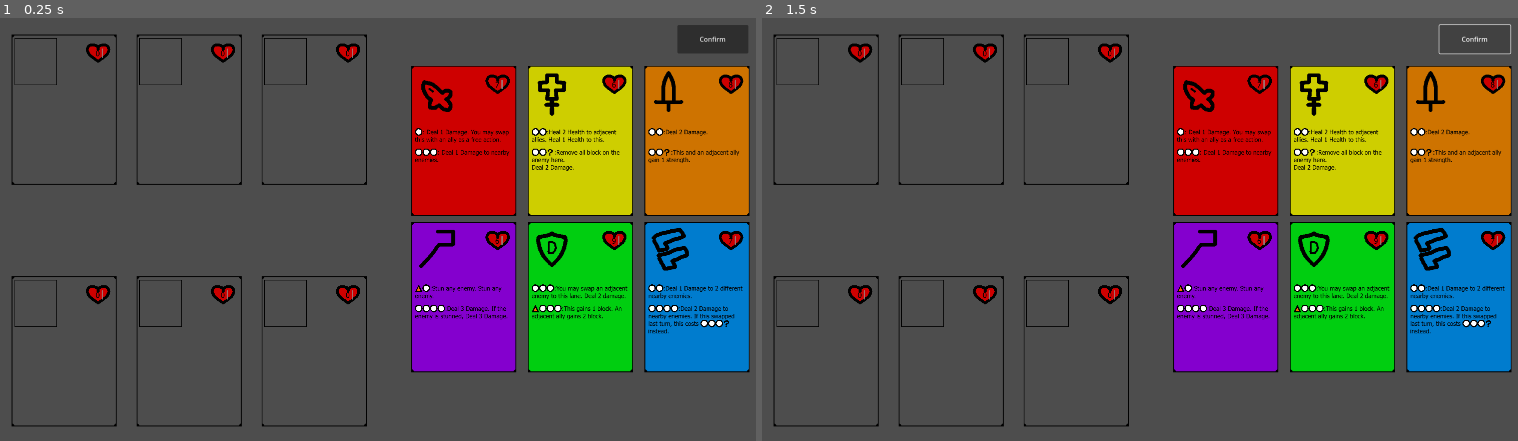
Above: before the commit, frames 1-2 (left to right).
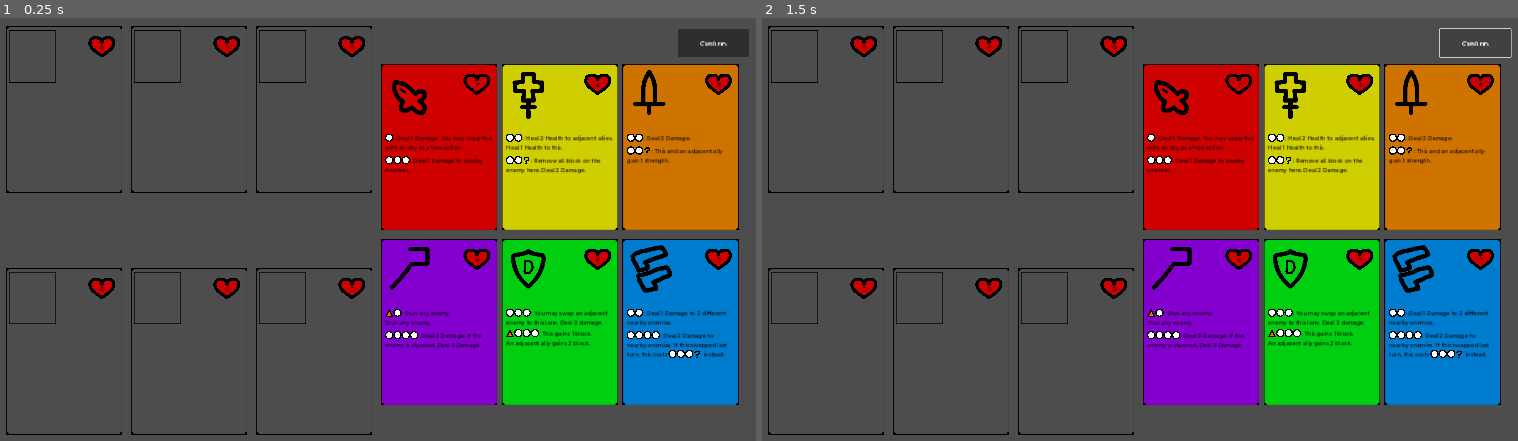
Above: after the commit, the same moments.

Repository: andre1048576/Card-Strike
Game: Godot game, scene res://match.tscn
Same seed, same stepped clock (60 frames per second), same inputs: the game is played once before the commit and once after it. This scene is started directly instead of the project's main scene.
Inputs:
- Up to frame 1 (0.25 s): no input
- Up to frame 2 (1.5 s): click "Confirm" at 0.5 s; click "Confirm" at 1.25 s

The runs differ from the first frame. In frame 1, 25% of the frame differs, in the area x 0-100%, y 1-99%; in frame 2, 25%.
Error in both runs: Out of bounds get index '0' (on base: 'Array[int]') (res://GameManager.gd:10)

Commit message:
fixed rendering
now the text is more legible

Diff:
--- a/Cards/character_card.tscn
+++ b/Cards/character_card.tscn
@@ -24,7 +24,6 @@
 properties/4/replication_mode = 1
 
 [node name="CardBack" type="Sprite2D"]
-scale = Vector2(0.9, 0.9)
 texture = ExtResource("1_16fob")
 script = ExtResource("2_ygjbg")
 
@@ -38,11 +37,10 @@
 texture = ExtResource("3_uvbkt")
 
 [node name="HealthText" type="RichTextLabel" parent="."]
-offset_left = 78.8889
-offset_top = -163.333
-offset_right = 129.889
-offset_bottom = -113.333
-scale = Vector2(0.5, 0.5)
+offset_left = 71.1111
+offset_top = -162.222
+offset_right = 114.111
+offset_bottom = -135.222
 mouse_filter = 2
 theme = ExtResource("4_s5tbi")
 theme_override_colors/default_color = Color(0, 0, 0, 1)
--- a/Cards/defender.tscn
+++ b/Cards/defender.tscn
@@ -14,40 +14,44 @@
 
 [node name="RichTextLabel5" type="RichTextLabel" parent="." index="4"]
 offset_left = -130.0
-offset_top = -34.4444
-offset_right = 526.0
-offset_bottom = 130.556
-scale = Vector2(0.4, 0.4)
+offset_top = -34.0
+offset_right = 132.0
+offset_bottom = 8.0
 mouse_filter = 2
 theme = ExtResource("4_5xbir")
 theme_override_colors/default_color = Color(0, 0, 0, 1)
 bbcode_enabled = true
-text = "[img=50]res://Icons/gray_mana.png[/img][img=50]res://Icons/gray_mana.png[/img][img=50]res://Icons/gray_mana.png[/img]:You may swap an adjacent enemy to this lane. Deal 2 damage."
+text = "[img=20]res://Icons/gray_mana.png[/img][img=20]res://Icons/gray_mana.png[/img][img=20]res://Icons/gray_mana.png[/img]: You may swap an adjacent enemy to this lane. Deal 2 damage."
 fit_content = true
 
 [node name="RichTextLabel6" type="RichTextLabel" parent="." index="5"]
 offset_left = -130.0
-offset_top = 19.8889
-offset_right = 526.0
-offset_bottom = 184.889
-scale = Vector2(0.4, 0.4)
+offset_top = 15.0
+offset_right = 123.0
+offset_bottom = 61.0
 mouse_filter = 2
 theme = ExtResource("4_5xbir")
 theme_override_colors/default_color = Color(0, 0, 0, 1)
 bbcode_enabled = true
-text = "[img=50]res://Icons/bonus_action.png[/img][img=50]res://Icons/gray_mana.png[/img][img=50]res://Icons/gray_mana.png[/img][img=50]res://Icons/gray_mana.png[/img]:This gains 1 block. An adjacent ally gains 2 block."
+text = "[img=20]res://Icons/bonus_action.png[/img][img=20]res://Icons/gray_mana.png[/img][img=20]res://Icons/gray_mana.png[/img][img=20]res://Icons/gray_mana.png[/img]: This gains 1 block.
+An adjacent ally gains 2 block."
 fit_content = true
 
+[node name="AttackButtons" parent="." index="7"]
+visible = false
+offset_left = -134.0
+offset_top = -47.0
+offset_right = -134.0
+offset_bottom = -47.0
+
 [node name="CheckButton" type="CheckButton" parent="AttackButtons" index="0"]
-visible = false
 layout_mode = 0
 offset_top = 9.0
-offset_right = 263.0
-offset_bottom = 56.0
+offset_right = 270.0
+offset_bottom = 55.0
 
 [node name="CheckButton2" type="CheckButton" parent="AttackButtons" index="1"]
-visible = false
 layout_mode = 0
-offset_top = 57.7778
-offset_right = 263.0
-offset_bottom = 113.778
+offset_top = 60.0
+offset_right = 269.0
+offset_bottom = 107.0
--- a/Cards/gunner.tscn
+++ b/Cards/gunner.tscn
@@ -14,40 +14,39 @@
 
 [node name="RichTextLabel5" type="RichTextLabel" parent="." index="4"]
 offset_left = -130.0
-offset_top = -34.4444
-offset_right = 526.0
-offset_bottom = 130.556
-scale = Vector2(0.4, 0.4)
+offset_top = -34.0
+offset_right = 133.0
+offset_bottom = 8.0
 mouse_filter = 2
 theme = ExtResource("4_gvhw1")
 theme_override_colors/default_color = Color(0, 0, 0, 1)
 bbcode_enabled = true
-text = "[img=50]res://Icons/gray_mana.png[/img][img=50]res://Icons/gray_mana.png[/img]:Deal 1 Damage to 2 different nearby enemies."
+text = "[img=20]res://Icons/gray_mana.png[/img][img=20]res://Icons/gray_mana.png[/img]: Deal 1 Damage to 2 different nearby enemies."
 fit_content = true
 
 [node name="RichTextLabel6" type="RichTextLabel" parent="." index="5"]
 offset_left = -130.0
-offset_top = 19.8889
-offset_right = 526.0
-offset_bottom = 184.889
-scale = Vector2(0.4, 0.4)
+offset_top = 20.0
+offset_right = 129.0
+offset_bottom = 90.0
 mouse_filter = 2
 theme = ExtResource("4_gvhw1")
 theme_override_colors/default_color = Color(0, 0, 0, 1)
 bbcode_enabled = true
-text = "[img=50]res://Icons/gray_mana.png[/img][img=50]res://Icons/gray_mana.png[/img][img=50]res://Icons/gray_mana.png[/img][img=50]res://Icons/gray_mana.png[/img]:Deal 2 Damage to nearby enemies. If this swapped last turn, this costs [img=50]res://Icons/gray_mana.png[/img][img=50]res://Icons/gray_mana.png[/img][img=50]res://Icons/gray_mana.png[/img][img=50]res://Icons/any_mana.png[/img] instead."
+text = "[img=20]res://Icons/gray_mana.png[/img][img=20]res://Icons/gray_mana.png[/img][img=20]res://Icons/gray_mana.png[/img][img=20]res://Icons/gray_mana.png[/img]: Deal 2 Damage to nearby enemies. If this swapped last turn, this costs [img=20]res://Icons/gray_mana.png[/img][img=20]res://Icons/gray_mana.png[/img][img=20]res://Icons/gray_mana.png[/img][img=20]res://Icons/any_mana.png[/img] instead."
 fit_content = true
 
+[node name="AttackButtons" parent="." index="7"]
+visible = false
+
 [node name="CheckButton" type="CheckButton" parent="AttackButtons" index="0"]
-visible = false
 layout_mode = 0
 offset_top = 9.0
 offset_right = 263.0
-offset_bottom = 56.0
+offset_bottom = 57.0
 
 [node name="CheckButton2" type="CheckButton" parent="AttackButtons" index="1"]
-visible = false
 layout_mode = 0
-offset_top = 61.0
+offset_top = 65.0
 offset_right = 263.0
-offset_bottom = 150.0
+offset_bottom = 134.0
--- a/Cards/priest.tscn
+++ b/Cards/priest.tscn
@@ -14,29 +14,26 @@
 
 [node name="RichTextLabel5" type="RichTextLabel" parent="." index="1"]
 offset_left = -130.0
-offset_top = -34.4444
-offset_right = 526.0
-offset_bottom = 130.556
-scale = Vector2(0.4, 0.4)
+offset_top = -34.0
+offset_right = 130.0
+offset_bottom = 10.0
 mouse_filter = 2
 theme = ExtResource("4_rnobd")
 theme_override_colors/default_color = Color(0, 0, 0, 1)
 bbcode_enabled = true
-text = "[img=50]res://Icons/gray_mana.png[/img][img=50]res://Icons/gray_mana.png[/img]:Heal 2 Health to adjacent allies. Heal 1 Health to this."
+text = "[img=20]res://Icons/gray_mana.png[/img][img=20]res://Icons/gray_mana.png[/img]: Heal 2 Health to adjacent allies. Heal 1 Health to this."
 fit_content = true
 
 [node name="RichTextLabel6" type="RichTextLabel" parent="." index="2"]
 offset_left = -130.0
-offset_top = 19.8889
-offset_right = 526.0
-offset_bottom = 184.889
-scale = Vector2(0.4, 0.4)
+offset_top = 20.0
+offset_right = 134.0
+offset_bottom = 83.0
 mouse_filter = 2
 theme = ExtResource("4_rnobd")
 theme_override_colors/default_color = Color(0, 0, 0, 1)
 bbcode_enabled = true
-text = "[img=50]res://Icons/gray_mana.png[/img][img=50]res://Icons/gray_mana.png[/img][img=50]res://Icons/any_mana.png[/img]:Remove all block on the enemy here.
-Deal 2 Damage."
+text = "[img=20]res://Icons/gray_mana.png[/img][img=20]res://Icons/gray_mana.png[/img][img=20]res://Icons/any_mana.png[/img]: Remove all block on the enemy here. Deal 2 Damage."
 fit_content = true
 
 [node name="CheckButton" type="CheckButton" parent="AttackButtons" index="0"]
--- a/Cards/thief.tscn
+++ b/Cards/thief.tscn
@@ -14,39 +14,38 @@
 
 [node name="RichTextLabel5" type="RichTextLabel" parent="." index="3"]
 offset_left = -130.0
-offset_top = -34.4444
-offset_right = 526.0
-offset_bottom = 165.556
-scale = Vector2(0.4, 0.4)
+offset_top = -34.0
+offset_right = 132.0
+offset_bottom = 8.0
 mouse_filter = 2
 theme = ExtResource("4_q724d")
 theme_override_colors/default_color = Color(0, 0, 0, 1)
 bbcode_enabled = true
-text = "[img=50]res://Icons/gray_mana.png[/img]: Deal 1 Damage. You may swap this with an ally as a free action."
+text = "[img=20]res://Icons/gray_mana.png[/img]: Deal 1 Damage. You may swap this with an ally as a free action."
 fit_content = true
 
 [node name="RichTextLabel6" type="RichTextLabel" parent="." index="4"]
 offset_left = -130.0
-offset_top = 19.8889
-offset_right = 526.0
-offset_bottom = 184.889
-scale = Vector2(0.4, 0.4)
+offset_top = 20.0
+offset_right = 131.0
+offset_bottom = 63.0
 mouse_filter = 2
 theme = ExtResource("4_q724d")
 theme_override_colors/default_color = Color(0, 0, 0, 1)
 bbcode_enabled = true
-text = "[img=50]res://Icons/gray_mana.png[/img][img=50]res://Icons/gray_mana.png[/img][img=50]res://Icons/gray_mana.png[/img]: Deal 1 Damage to nearby enemies."
+text = "[img=20]res://Icons/gray_mana.png[/img][img=20]res://Icons/gray_mana.png[/img][img=20]res://Icons/gray_mana.png[/img]: Deal 1 Damage to nearby enemies."
 fit_content = true
 
+[node name="AttackButtons" parent="." index="7"]
+visible = false
+
 [node name="CheckButton" type="CheckButton" parent="AttackButtons" index="0"]
-visible = false
 layout_mode = 0
 offset_top = 9.0
 offset_right = 263.0
 offset_bottom = 56.0
 
 [node name="CheckButton2" type="CheckButton" parent="AttackButtons" index="1"]
-visible = false
 layout_mode = 0
 offset_top = 60.0
 offset_right = 263.0
--- a/Cards/warrior.tscn
+++ b/Cards/warrior.tscn
@@ -14,40 +14,40 @@
 
 [node name="RichTextLabel5" type="RichTextLabel" parent="." index="4"]
 offset_left = -130.0
-offset_top = -34.4444
-offset_right = 526.0
-offset_bottom = 130.556
-scale = Vector2(0.4, 0.4)
+offset_top = -34.0
+offset_right = 130.0
+offset_bottom = -6.0
 mouse_filter = 2
 theme = ExtResource("4_d0r8q")
 theme_override_colors/default_color = Color(0, 0, 0, 1)
 bbcode_enabled = true
-text = "[img=50]res://Icons/gray_mana.png[/img][img=50]res://Icons/gray_mana.png[/img]:Deal 2 Damage."
+text = "[img=20]res://Icons/gray_mana.png[/img][img=20]res://Icons/gray_mana.png[/img]: Deal 2 Damage."
 fit_content = true
 
 [node name="RichTextLabel6" type="RichTextLabel" parent="." index="5"]
 offset_left = -130.0
-offset_top = 19.8889
-offset_right = 526.0
-offset_bottom = 184.889
-scale = Vector2(0.4, 0.4)
+offset_top = -3.0
+offset_right = 128.0
+offset_bottom = 45.0
 mouse_filter = 2
 theme = ExtResource("4_d0r8q")
 theme_override_colors/default_color = Color(0, 0, 0, 1)
 bbcode_enabled = true
-text = "[img=50]res://Icons/gray_mana.png[/img][img=50]res://Icons/gray_mana.png[/img][img=50]res://Icons/any_mana.png[/img]:This and an adjacent ally gain 1 strength."
+text = "[img=20]res://Icons/gray_mana.png[/img][img=20]res://Icons/gray_mana.png[/img][img=20]res://Icons/any_mana.png[/img]: This and an adjacent ally gain 1 strength."
 fit_content = true
 
+[node name="AttackButtons" parent="." index="7"]
+visible = false
+
 [node name="CheckButton" type="CheckButton" parent="AttackButtons" index="0"]
-visible = false
 layout_mode = 0
 offset_top = 9.0
 offset_right = 263.0
-offset_bottom = 56.0
+offset_bottom = 39.0
 
 [node name="CheckButton2" type="CheckButton" parent="AttackButtons" index="1"]
-visible = false
 layout_mode = 0
-offset_top = 63.3333
-offset_right = 263.0
-offset_bottom = 110.333
+offset_left = 0.444
+offset_top = 41.6667
+offset_right = 263.444
+offset_bottom = 88.6664
--- a/Cards/wizard.tscn
+++ b/Cards/wizard.tscn
@@ -14,39 +14,39 @@
 
 [node name="RichTextLabel5" type="RichTextLabel" parent="." index="4"]
 offset_left = -130.0
-offset_top = -34.4444
-offset_right = 526.0
-offset_bottom = 130.556
-scale = Vector2(0.4, 0.4)
+offset_top = -34.0
+offset_right = 135.0
+offset_bottom = 11.0
 mouse_filter = 2
 theme = ExtResource("4_7tq0e")
 theme_override_colors/default_color = Color(0, 0, 0, 1)
 bbcode_enabled = true
-text = "[img=50]res://Icons/bonus_action.png[/img][img=50]res://Icons/gray_mana.png[/img]:Stun any enemy. Stun any enemy."
+text = "[img=20]res://Icons/bonus_action.png[/img][img=20]res://Icons/gray_mana.png[/img]: Stun any enemy.
+Stun any enemy."
 fit_content = true
 
 [node name="RichTextLabel6" type="RichTextLabel" parent="." index="5"]
 offset_left = -130.0
-offset_top = 19.8889
-offset_right = 526.0
-offset_bottom = 184.889
-scale = Vector2(0.4, 0.4)
+offset_top = 20.0
+offset_right = 128.0
+offset_bottom = 71.0
 mouse_filter = 2
 theme = ExtResource("4_7tq0e")
 theme_override_colors/default_color = Color(0, 0, 0, 1)
 bbcode_enabled = true
-text = "[img=50]res://Icons/gray_mana.png[/img][img=50]res://Icons/gray_mana.png[/img][img=50]res://Icons/gray_mana.png[/img][img=50]res://Icons/gray_mana.png[/img]:Deal 3 Damage. If the enemy is stunned, Deal 3 Damage."
+text = "[img=20]res://Icons/gray_mana.png[/img][img=20]res://Icons/gray_mana.png[/img][img=20]res://Icons/gray_mana.png[/img][img=20]res://Icons/gray_mana.png[/img]: Deal 3 Damage. If the enemy is stunned, Deal 3 Damage."
 fit_content = true
 
+[node name="AttackButtons" parent="." index="7"]
+visible = false
+
 [node name="CheckButton" type="CheckButton" parent="AttackButtons" index="0"]
-visible = false
 layout_mode = 0
 offset_top = 9.0
 offset_right = 263.0
 offset_bottom = 56.0
 
 [node name="CheckButton2" type="CheckButton" parent="AttackButtons" index="1"]
-visible = false
 layout_mode = 0
 offset_top = 63.3333
 offset_right = 263.0
--- a/Fonts/small_minecraft_font.tres
+++ b/Fonts/small_minecraft_font.tres
@@ -1,7 +1,7 @@
 [gd_resource type="Theme" load_steps=2 format=3 uid="uid://c202glgpy6vvs"]
 
-[ext_resource type="FontFile" uid="uid://c3hgydm7drnym" path="res://Fonts/Tahoma Regular font.ttf" id="1_7cyl3"]
+[ext_resource type="FontFile" uid="uid://ch0upco7j0sjx" path="res://Fonts/RedditSans-VariableFont_wght.ttf" id="1_uvp6q"]
 
 [resource]
-default_font = ExtResource("1_7cyl3")
-default_font_size = 40
+default_font = ExtResource("1_uvp6q")
+default_font_size = 15
--- a/ManaPool.gd
+++ b/ManaPool.gd
@@ -21,16 +21,18 @@
 	mana_colors.append(mana_color)
 	var mana_gem = mana_gem_resource.instantiate() as Sprite2D
 	var index : int = len(mana)
-	mana_gem.position = Vector2(1000 + index * 200,500)
+	mana_gem.position = Vector2(1000 + index * 200,450 + (index % 2)*50)
 	mana.append(mana_gem)
 	mana_gem.self_modulate = get_color_from_name(mana_color)
 	add_child(mana_gem,true)
 	print("added mana ",mana_color)
 
+
+
 func refill():
 	while len(mana_colors) < 4:
 		#draw mana from the mana bag
-		add_mana(["red","blue","green","black"].pick_random())
+		add_mana($"../ManaDraw".draw())
 		pass
 	print("done refilling!!")
 
--- /dev/null
+++ b/mana_draw.gd
@@ -0,0 +1,28 @@
+extends Node2D
+
+
+var draw_pile : Array[String] = []
+var draw_pile_size : int
+@export var red := 0
+@export var blue := 0
+@export var green := 0
+@export var black := 0
+
+func init():
+	for i in red:
+		draw_pile.append("red")
+	for i in blue:
+		draw_pile.append("blue")
+	for i in green:
+		draw_pile.append("green")
+	for i in black:
+		draw_pile.append("black")
+	draw_pile.shuffle()
+	draw_pile_size = len(draw_pile)
+
+func draw():
+	draw_pile_size = len(draw_pile)-1
+	return draw_pile.pop_front()
+
+func refill():
+	pass
--- a/match.gd
+++ b/match.gd
@@ -20,6 +20,7 @@
 	if !multiplayer.is_server():
 		return
 	client_init()
+	server_init()
 	var playerNum := 0
 	for i in 2:
 		network_poll.visible_right_side.rpc(0)
@@ -48,10 +49,13 @@
 			var instance : Card = units[i].instantiate()
 			instance.index = i
 			@warning_ignore("integer_division")
-			instance.position = Vector2(1209+(i%3)*280,295 + 375*(i/3))
+			instance.position = Vector2(1150+(i%3)*290,310 + 420*(i/3))
 			instance.set_multiplayer_visibility_filter(func(pId):
 				return GameManager.get_player_num(pId) == pNum)
 			client_cards.get_child(pNum).add_child(instance)
+
+func server_init():
+	$Network/Mana/ManaDraw.init()
 
 func delete_client_card(pNum : int,cardName : String):
 	client_cards.get_child(pNum).get_node(cardName).queue_free()
--- a/match.tscn
+++ b/match.tscn
@@ -7,6 +7,7 @@
 [ext_resource type="Script" path="res://NetworkPoll.gd" id="3_we5l8"]
 [ext_resource type="PackedScene" uid="uid://bl54x7xpfxxn5" path="res://mana_draw.tscn" id="4_sussb"]
 [ext_resource type="Script" path="res://ClientPolled.gd" id="4_uenrn"]
+[ext_resource type="Script" path="res://mana_draw.gd" id="5_5hjhq"]
 [ext_resource type="PackedScene" uid="uid://dw5idt3jyqsfq" path="res://mana_discard.tscn" id="5_hsn4e"]
 [ext_resource type="PackedScene" uid="uid://cjmapdvc5hn5v" path="res://mana_gem.tscn" id="6_d54t8"]
 
@@ -56,6 +57,11 @@
 [node name="ManaDiscard" parent="Network/Mana" instance=ExtResource("5_hsn4e")]
 
 [node name="ManaDraw" parent="Network/Mana" instance=ExtResource("4_sussb")]
+script = ExtResource("5_5hjhq")
+red = 16
+blue = 16
+green = 12
+black = 12
 
 [node name="ManaPool" parent="Network/Mana" instance=ExtResource("3_g6ea0")]
 mana_gem_resource = ExtResource("6_d54t8")
@@ -94,13 +100,18 @@
 z_index = -2
 position = Vector2(850, 220)
 
-[node name="Confirm" type="Button" parent="NetworkPoll"]
-offset_left = 1722.0
-offset_top = 17.0
-offset_right = 1892.0
-offset_bottom = 85.0
+[node name="Control" type="CanvasLayer" parent="."]
+
+[node name="Confirm" type="Button" parent="Control"]
+anchors_preset = 1
+anchor_left = 1.0
+anchor_right = 1.0
+offset_left = -197.0
+offset_top = 26.0
+offset_right = -27.0
+offset_bottom = 94.0
+grow_horizontal = 0
+size_flags_horizontal = 8
 text = "Confirm"
 
-[node name="ConfirmFunctions" type="Node" parent="NetworkPoll"]
-
-[connection signal="pressed" from="NetworkPoll/Confirm" to="NetworkPoll/ClientPolled" method="confirm_button_pressed"]
+[connection signal="pressed" from="Control/Confirm" to="NetworkPoll/ClientPolled" method="confirm_button_pressed"]
--- a/project.godot
+++ b/project.godot
@@ -23,4 +23,9 @@
 
 window/size/viewport_width=1920
 window/size/viewport_height=1080
-window/stretch/mode="viewport"
+window/stretch/mode="canvas_items"
+window/stretch/aspect="expand"
+
+[gui]
+
+theme/default_font_antialiasing=0
Binary file added: Fonts/RedditSans-VariableFont_wght.ttf
Not shown, changed: Fonts/RedditSans-VariableFont_wght.ttf.import
Binary file removed: Fonts/Tahoma Regular font.ttf
Not shown, removed: Fonts/Tahoma Regular font.ttf.import
Binary file removed: Fonts/pixel font-7.ttf
Not shown: 1 places in match.tscn that only renumber resources
